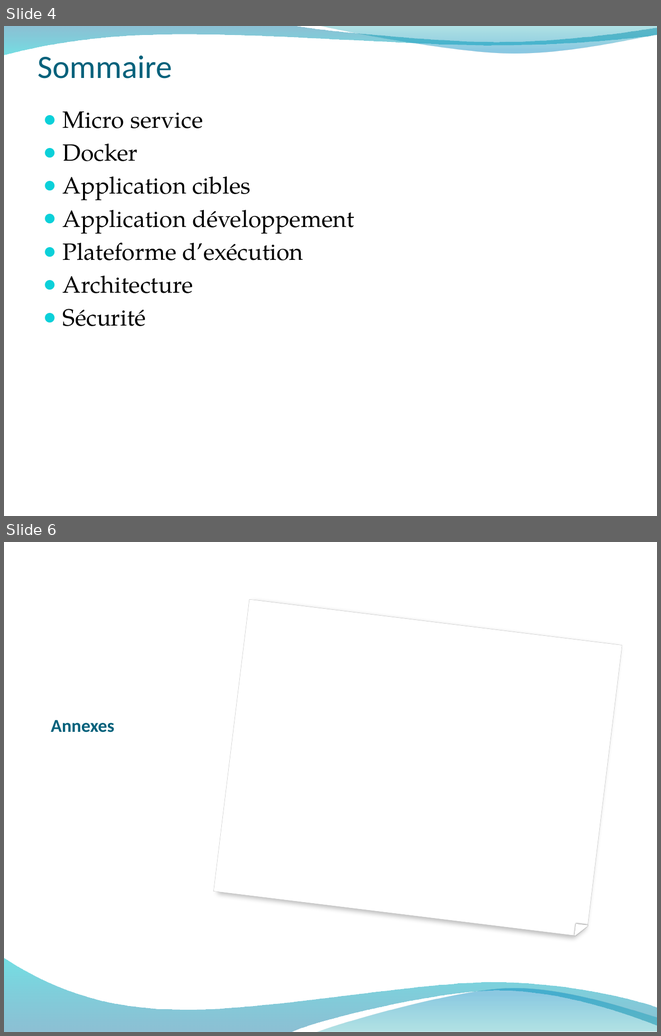
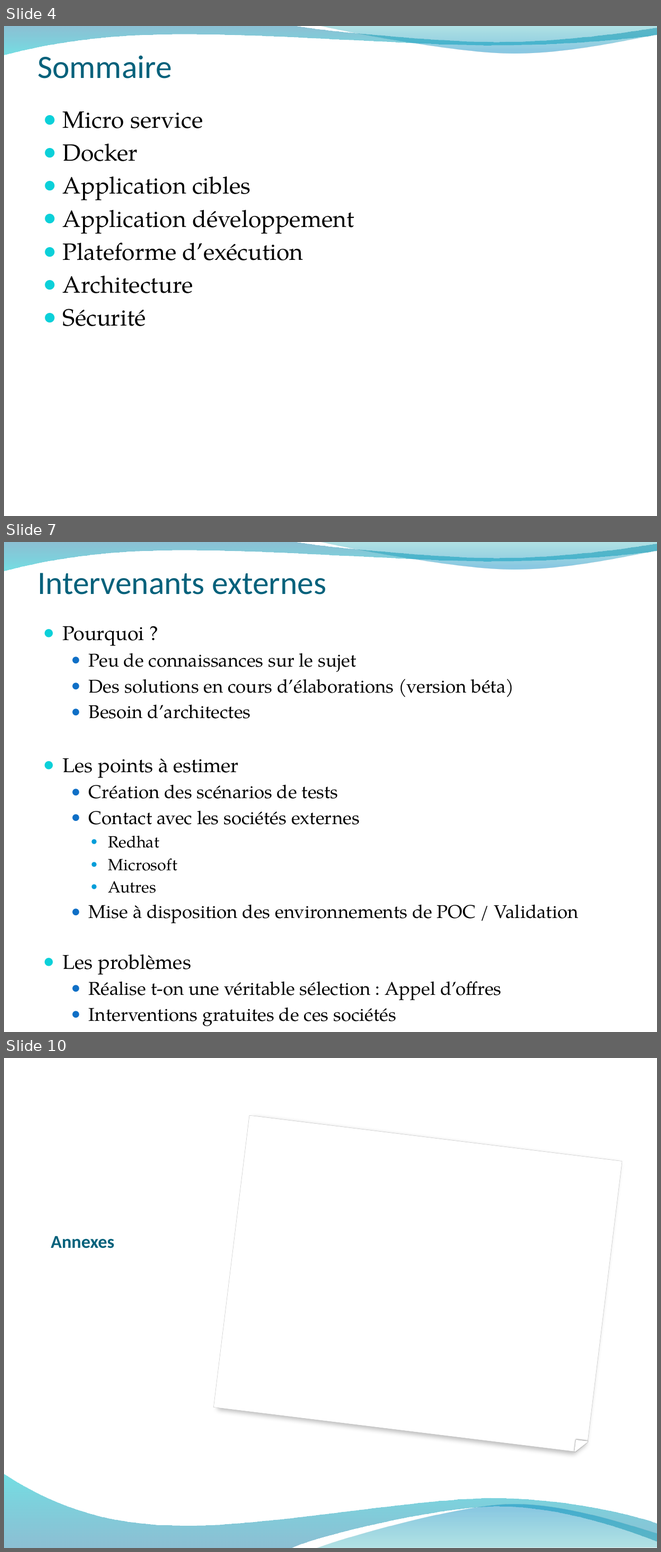
Before and after one commit to ygo74/microsvc, a slide deck: Documentation/Container Architecture.pptx. Shown one above the other, each under a label of ours: slides 4 and 6 before the commit, slides 4, 7 and 10 after it; the slides between them are not shown. The pictures are 661x1036 and 661x1552 pixels, drawn with LibreOffice and Linux fonts; fonts in the diff are those of the drawing; background and template pictures are left out. Boxes give left, top, right and bottom in pixels: in the first picture for what was removed or moved away, otherwise in the second. Text is boxed around its words. In the diff, an @@ line names an element or a change of style, - is before the commit and + after.

```diff
--- a/Documentation/Container Architecture.pptx
+++ b/Documentation/Container Architecture.pptx
@@ slide 7 added at [4, 542, 657, 1032], background picture (left out); not listed: 2 template elements that a slide beside it also shows @@
@@ title added at [37, 573, 327, 594], 36 pt, text #04617B @@
+Intervenants externes
@@ text added at [63, 626, 579, 1000], 20.4 pt, text #000000 @@
+● Pourquoi ?
+  ● Peu de connaissances sur le sujet
+  ● Des solutions en cours d’élaborations (version béta)
+  ● Besoin d’architectes
+● Les points à estimer
+  ● Création des scénarios de tests
+  ● Contact avec les sociétés externes
+    ● Redhat
+    ● Microsoft
+    ● Autres
+  ● Mise à disposition des environnements de POC / Validation
+● Les problèmes
+  ● Réalise t-on une véritable sélection : Appel d’offres
+  ● Interventions gratuites de ces sociétés
@@ what was slide 6 is now slide 10 @@
```
Also in this commit, not shown: 3 slides changed, 6 other slides added.
